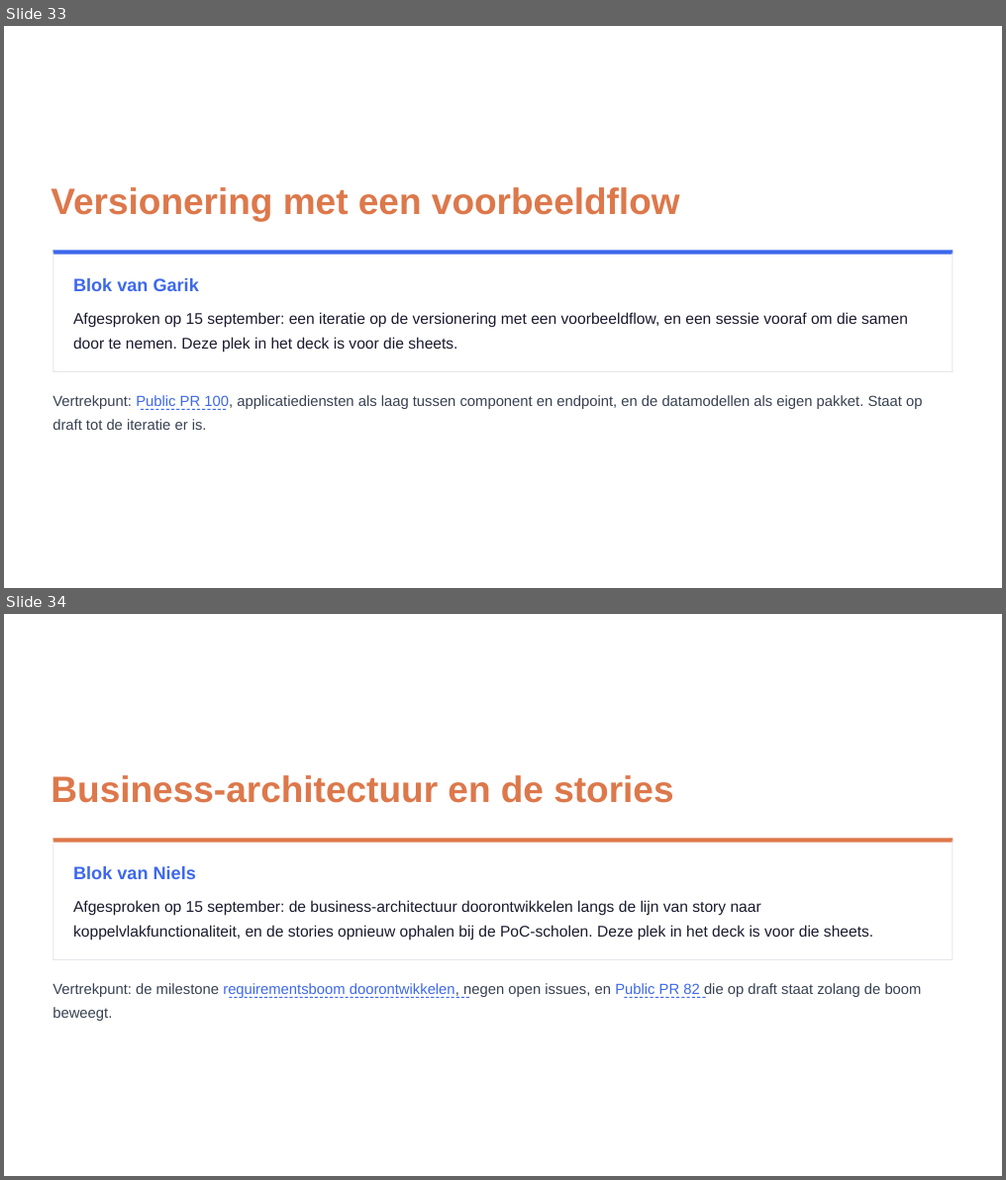
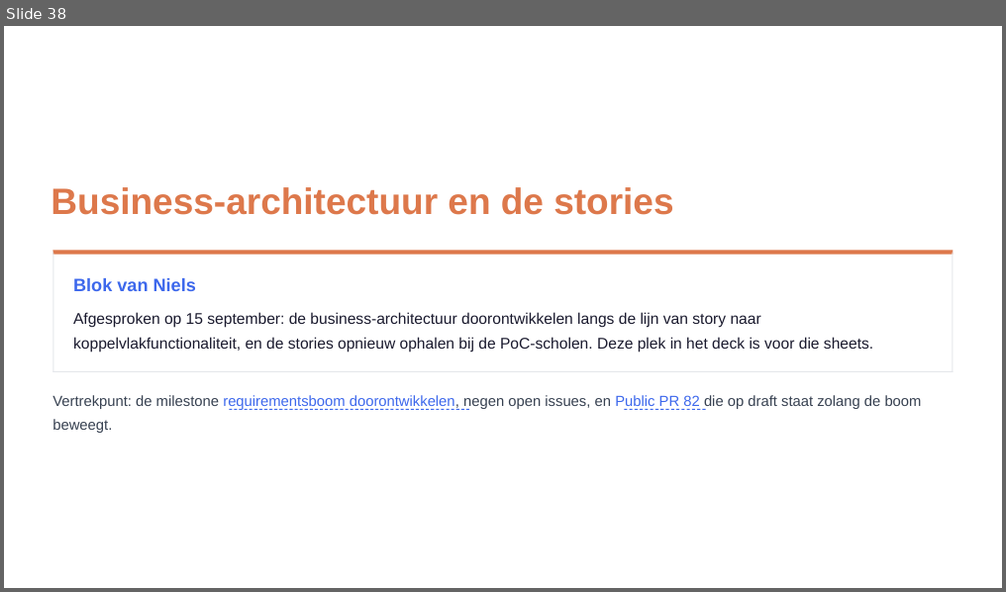
Before and after one commit to Npuls-OKx/meta, a slide deck: presentaties/export/260930_kerngroep_techniek/260930_kerngroep_techniek.pptx. Shown one above the other, each under a label of ours: slides 33 and 34 before the commit, slide 38 after it. The pictures are 1006x1180 and 1006x592 pixels, drawn with LibreOffice and Linux fonts; fonts in the diff are those of the drawing; background and template pictures are left out. Boxes give left, top, right and bottom in pixels: in the first picture for what was removed or moved away, otherwise in the second. Text is boxed around its words. In the diff, an @@ line names an element or a change of style, - is before the commit and + after.

```diff
--- a/presentaties/export/260930_kerngroep_techniek/260930_kerngroep_techniek.pptx
+++ b/presentaties/export/260930_kerngroep_techniek/260930_kerngroep_techniek.pptx
@@ slide 33 removed at box(4, 26, 1002, 588), background picture (left out) @@
@@ freeform shape removed at box(4, 26, 1002, 588) @@
@@ freeform shape removed at box(4, 26, 1002, 588) @@
@@ text removed at box(51, 187, 680, 221) @@
-Versionering met een voorbeeldﬂow
@@ freeform shape removed at box(53, 250, 953, 372) @@
@@ freeform shape removed at box(53, 250, 953, 254) @@
@@ freeform shape removed at box(53, 250, 54, 372) @@
@@ freeform shape removed at box(952, 250, 953, 372) @@
@@ text removed at box(73, 278, 199, 291) @@
-Blok van Garik
@@ text removed at box(73, 312, 908, 327) @@
-Afgesproken op 15 september: een iteratie op de versionering met een voorbeeldﬂow, en een sessie vooraf om die samen
@@ text removed at box(73, 337, 457, 352) @@
-door te nemen. Deze plek in het deck is voor die sheets.
@@ freeform shape removed at box(53, 372, 953, 372) @@
@@ text removed at box(53, 395, 922, 410) @@
-Vertrekpunt: Public PR 100, applicatiediensten als laag tussen component en endpoint, en de datamodellen als eigen pakket. Staat op
@@ freeform shape removed at box(141, 409, 227, 410) @@
@@ text removed at box(53, 419, 207, 430) @@
-draft tot de iteratie er is.
@@ what was slide 34 is now slide 38 @@
```
Also in this commit, not shown: 16 slides changed, 6 slides added, 1 other slide removed, 4 other files.
